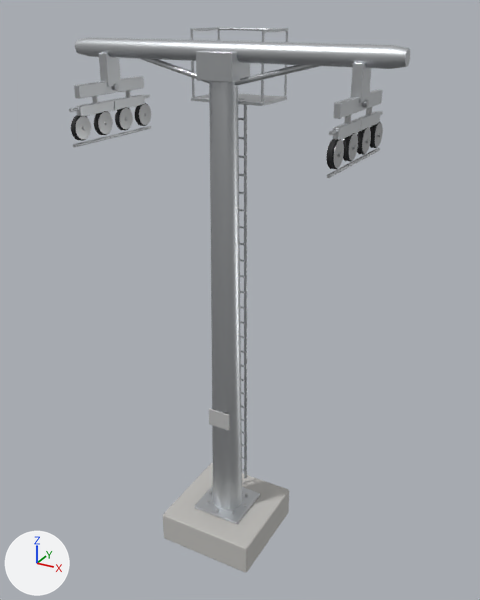
Two versions of the FBX model Assets/Resources/Models/ChairliftTower/ChairliftTower.fbx, one commit apart.
Both versions are drawn from a 50 mm lens placed at (5.39, -9.28, 9.62), pointed at (0.16, 0.23, 4.87). Lighting does not change. The marker at lower left points along +X, +Y and +Z. The picture after the commit comes second.

In view in the first picture: 'ChairliftTower'.
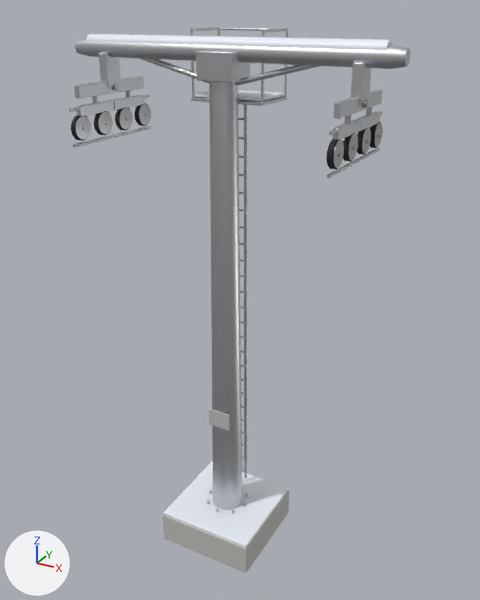
Location of each change, (x1, y1, x2, y2) in pixels of the pictures (480 x 600 px):
part 1 of me_chairlifttower, added
    after: (86, 34, 392, 50)
part 2 of me_chairlifttower, added
    after: (194, 90, 285, 101)
part 3 of me_chairlifttower, added
    after: (164, 461, 288, 547)

The change, as a list of edits to the scene's bpy script:
```text
Add mat_towersnow:
    mat_towersnow = principled_material('TowerSnow')
    mat_towersnow.base_color = (0.86, 0.9, 0.97)  # white #eff3fc
    mat_towersnow.roughness = 0.42
Change me_chairlifttower:
    used by ob_chairlifttower; location = (0.0, 0.0, 0.0)
    remove me_chairlifttower.from_pydata(...)  # 4304 vertices, 3406 faces; spans x -2.82..2.82, y -1.05..1.05, z -0.15..9.33
    add me_chairlifttower.from_pydata(...)  # 4436 vertices, 3526 faces; spans x -2.82..2.82, y -1.05..1.05, z -0.15..9.33
    me_chairlifttower part 1: a new loose piece, a 10-sided cylinder along x spanning x -2.56..2.56, y -0.12..0.12, z 8.98..9.24, in mat_towersnow (white #eff3fc)
    me_chairlifttower part 2: the loose piece of 56 vertices spanning x -0.65..0.65, y 0.07..0.93, z 8.26..8.3 is copied, and the copy is scaled about its middle by (0.952, 0.927, 0.951), then moved by (0.0, 0.0, 0.06), in mat_towersnow (white #eff3fc); it spans x -0.62..0.62, y 0.1..0.9, z 8.32..8.36
    me_chairlifttower part 3: the loose piece of 56 vertices spanning x -0.49..0.49, y -0.49..0.49, z 0.47..0.51 is copied, and the copy is scaled about its middle by (1.89, 1.89, 1.01), in mat_towersnow (white #eff3fc); it spans x -0.93..0.93, y -0.93..0.93, z 0.46..0.52
    add me_chairlifttower.materials.append(mat_towersnow)  # white #eff3fc
```
